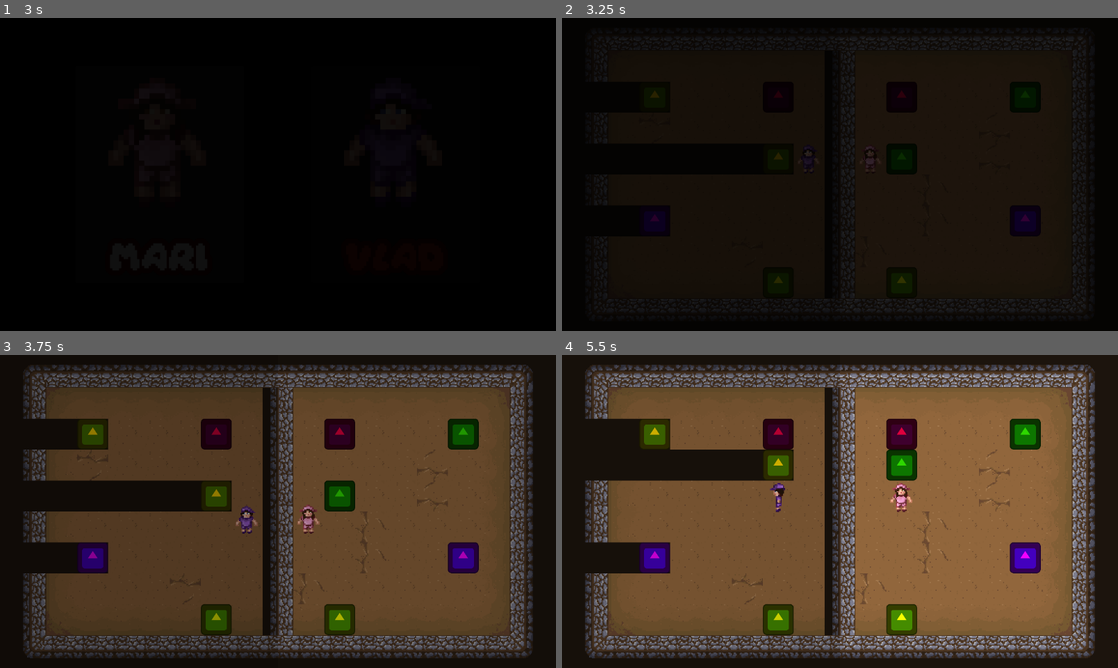
Above: before the commit, frames 1-4 (two rows, left to right).
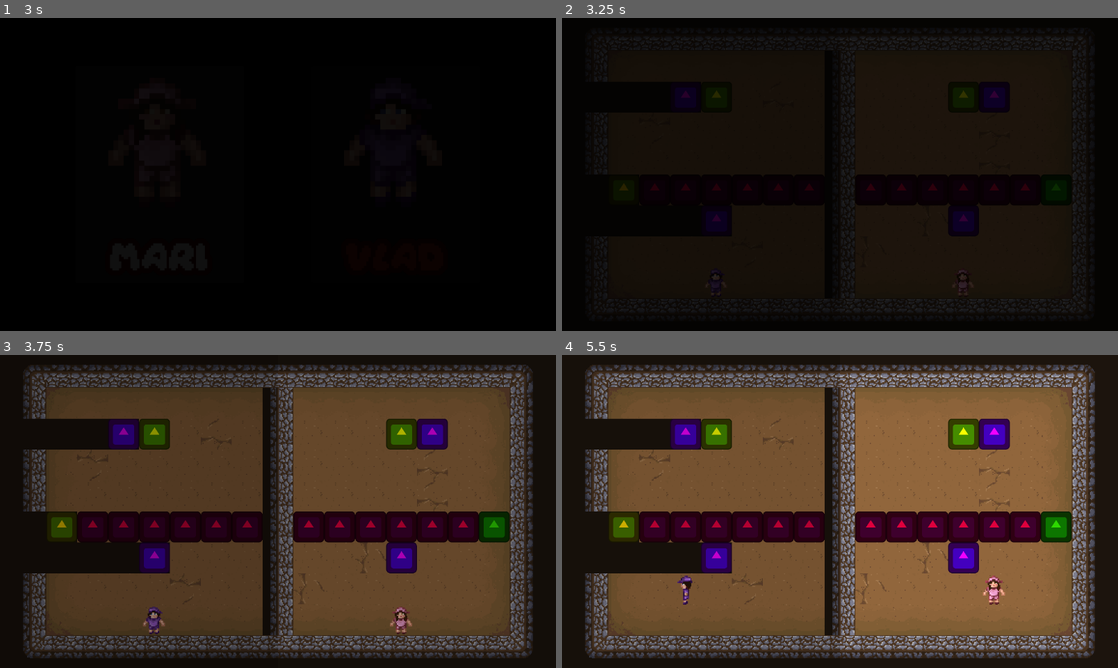
Above: after the commit, the same moments.

Repository: Vlad-935/Reflective-Trust
Game: Godot game, scene res://scenes/root.tscn
The game is run twice, just before and just after one commit, with the same random seed, the same clock (stepped at 60 frames per second) and the same inputs. The engine's default icon, where the game draws it, is replaced by a stand-in: a white triangle on a blue panel in a dark square.
Inputs:
- Up to frame 1 (3 s): click "Play" at 0.5 s; click "Play" at 1.25 s; click "Mari" at 2 s; hold D (move right) from 2.78 s (still down)
- Up to frame 2 (3.25 s): keep holding D (move right)
- Up to frame 3 (3.75 s): release D (move right) at 3.53 s; hold S (move down) from 3.53 s (still down)
- Up to frame 4 (5.5 s): release S (move down) at 4.28 s; hold D (move right) 4.28-5.03 s; hold W (move up) from 5.03 s (still down)

Frame 1 is identical in both runs. In frame 2, 2.5% of the frame differs, in the area x 5-91%, y 20-89%; in frame 3, 20%; in frame 4, 21%, in the area x 4-92%, y 20-90%.

Commit message:
Created the first level

Diff:
--- a/reflective-trust/scenes/Levels/level_1.tscn
+++ b/reflective-trust/scenes/Levels/level_1.tscn
@@ -116,29 +116,50 @@
 
 [node name="Moveable_Object" parent="Objects" unique_id=1409220653 instance=ExtResource("2_3ydyl")]
 modulate = Color(0.1812501, 1, 0, 1)
-position = Vector2(144, 37)
-
-[node name="Moveable_Object2" parent="Objects" unique_id=1092965479 instance=ExtResource("2_3ydyl")]
-modulate = Color(0.1812501, 1, 0, 1)
-position = Vector2(192, -64)
-INITIAL_POSITION = Vector2(192, -64)
+position = Vector2(224, 32)
+INITIAL_POSITION = Vector2(224, 32)
 
 [node name="Spikes" type="Node2D" parent="." unique_id=68909879]
 
 [node name="Spikes" parent="Spikes" unique_id=639759395 instance=ExtResource("4_6761a")]
-position = Vector2(93, -92)
+position = Vector2(64, 32)
+INITIAL_POSITION = Vector2(64, 32)
+
+[node name="Spikes2" parent="Spikes" unique_id=1274487235 instance=ExtResource("4_6761a")]
+position = Vector2(96, 32)
+INITIAL_POSITION = Vector2(96, 32)
+
+[node name="Spikes3" parent="Spikes" unique_id=1554245923 instance=ExtResource("4_6761a")]
+position = Vector2(128, 32)
+INITIAL_POSITION = Vector2(128, 32)
+
+[node name="Spikes4" parent="Spikes" unique_id=1430642002 instance=ExtResource("4_6761a")]
+position = Vector2(32, 32)
+INITIAL_POSITION = Vector2(32, 32)
+
+[node name="Spikes5" parent="Spikes" unique_id=1585456306 instance=ExtResource("4_6761a")]
+position = Vector2(160, 32)
+INITIAL_POSITION = Vector2(160, 32)
+
+[node name="Spikes6" parent="Spikes" unique_id=875531896 instance=ExtResource("4_6761a")]
+position = Vector2(192, 32)
+INITIAL_POSITION = Vector2(192, 32)
 
 [node name="Doors" type="Node2D" parent="." unique_id=663726572]
 
 [node name="Door" parent="Doors" unique_id=631447732 instance=ExtResource("6_sk5k4")]
-position = Vector2(91, 115)
-INITIAL_POSITION = Vector2(64, 128)
+position = Vector2(128, -64)
+INITIAL_POSITION = Vector2(128, -64)
 
 [node name="Walls" type="Node2D" parent="." unique_id=180526821]
 
 [node name="Wall" parent="Walls" unique_id=181667213 instance=ExtResource("6_oc4kc")]
-position = Vector2(192, 64)
-INITIAL_POSITION = Vector2(192, 64)
+position = Vector2(128, 64)
+INITIAL_POSITION = Vector2(128, 64)
+
+[node name="Wall3" parent="Walls" unique_id=145477464 instance=ExtResource("6_oc4kc")]
+position = Vector2(160, -64)
+INITIAL_POSITION = Vector2(160, -64)
 
 [node name="Player_Reflection" parent="." unique_id=2030126838 instance=ExtResource("4_x42e6")]
 unique_name_in_owner = true
@@ -147,4 +168,5 @@
 
 [node name="Player" parent="." unique_id=689533502 instance=ExtResource("4_x42e6")]
 unique_name_in_owner = true
-position = Vector2(90, 0)
+position = Vector2(128, 128)
+INITIAL_POSITION = Vector2(128, 128)
--- a/reflective-trust/scripts/player/player_movement.gd
+++ b/reflective-trust/scripts/player/player_movement.gd
@@ -1,6 +1,6 @@
 extends CharacterBody2D
 
-const INITIAL_POSITION = Vector2(32,0)
+@export var INITIAL_POSITION = Vector2(32,0)
 
 const STEP = 32
 const MOVE_DURATION = 1
@@ -42,7 +42,8 @@
 		Sprite = reflection_sprite
 
 	# Mirroring the distance
-	global_position = INITIAL_POSITION * move_multiplier
+	var player = get_parent().get_node("Player")
+	global_position = player.INITIAL_POSITION * move_multiplier
 
 	# Setting up the direction direction of the raycasts
 	var Raycasts: Node2D = get_node("Raycasts")
